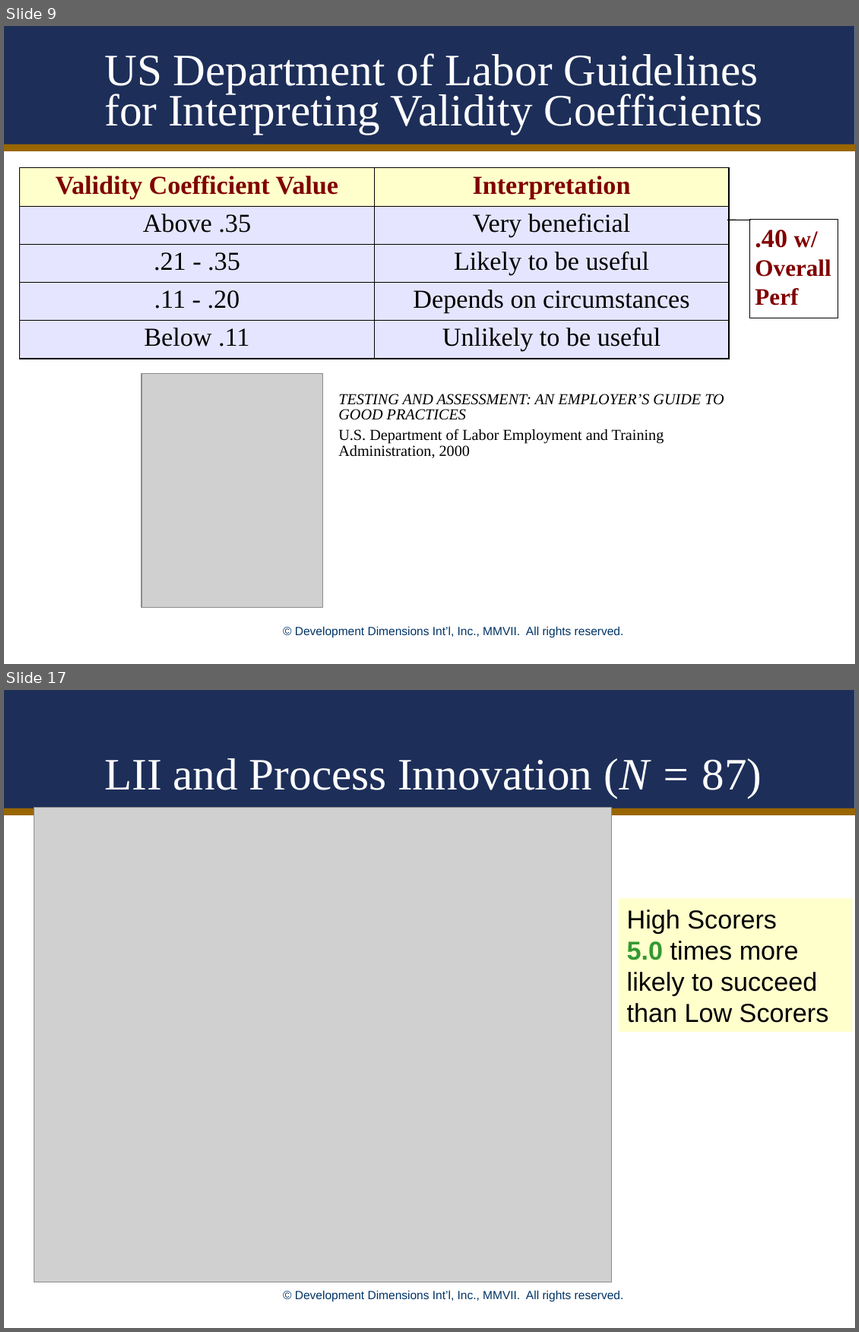
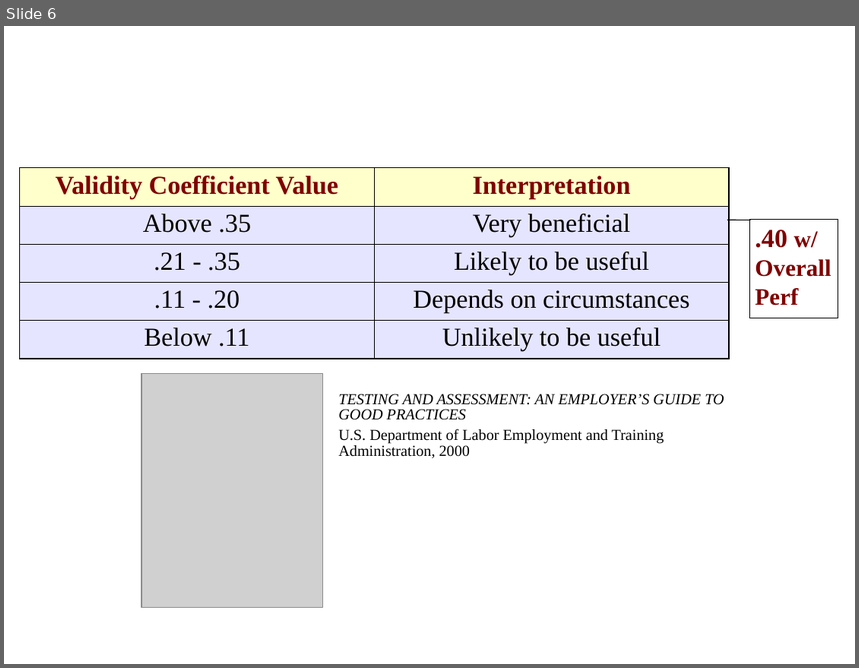
Before and after one commit to JillBudden/Scoring-Algo-Predicting-Performance-3, a slide deck: Results.ppt. Shown one above the other, each under a label of ours: slides 9 and 17 before the commit, slide 6 after it; the slides between them are not shown. The pictures are 859x1332 and 859x668 pixels, drawn with LibreOffice and Linux fonts; fonts in the diff are those of the drawing; grey boxes stand for pictures; background and template pictures are left out. Boxes give left, top, right and bottom in pixels: in the first picture for what was removed or moved away, otherwise in the second. Text is boxed around its words. In the diff, an @@ line names an element or a change of style, - is before the commit and + after.

Commit message:
High Level Results

```diff
--- a/Results.ppt
+++ b/Results.ppt
@@ slide 17 removed at (4, 690, 855, 1328), background #FFFFFF; not listed: 3 template elements that a slide beside it also shows @@
@@ title removed at (105, 758, 762, 798) @@
-LII and Process Innovation (N = 87)
@@ picture removed at (34, 808, 612, 1283) @@
@@ rectangle removed at (619, 898, 853, 1032) @@
-High Scorers
-5.0 times more likely to succeed
-than Low Scorers
@@ what was slide 9 is now slide 6 @@
@@ slide 6 changed as well @@
@@ rectangle removed at (4, 26, 855, 147) @@
@@ title removed at (105, 53, 763, 134) @@
-US Department of Labor Guidelines for Interpreting Validity Coefficients
@@ line removed from (4, 148) to (855, 148) @@
@@ text removed at (295, 626, 624, 639) @@
-© Development Dimensions Int’l, Inc., MMVII. All rights reserved.
```
Also in this commit, not shown: 5 other slides changed, 11 other slides removed.
